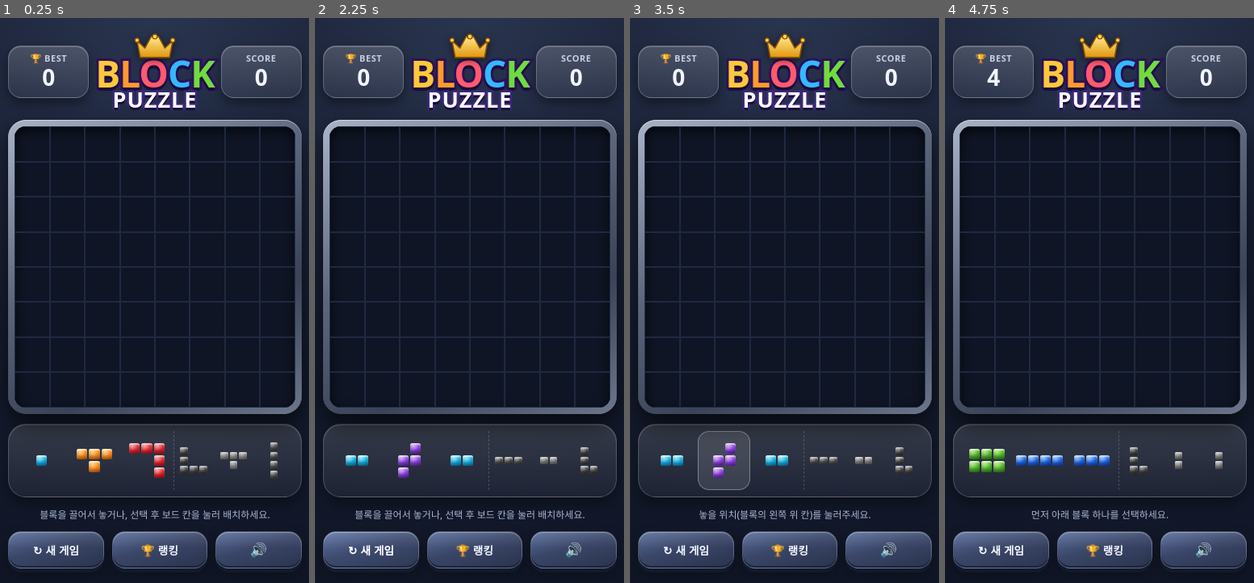
Above: before the commit, frames 1-4 (left to right).
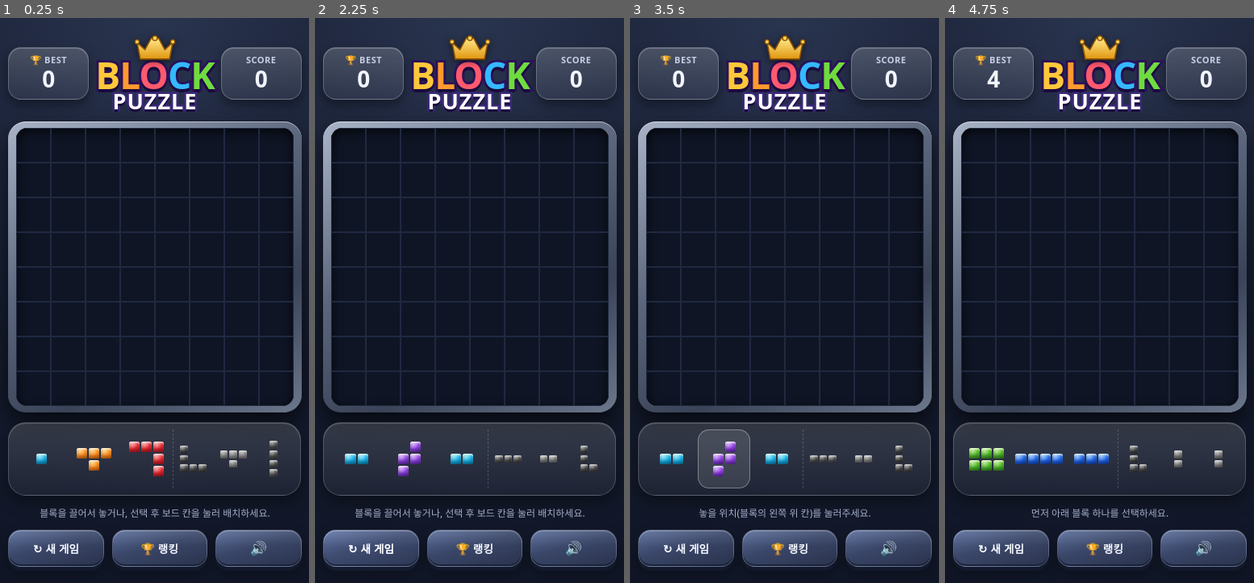
Above: after the commit, the same moments.

Repository: CHRISPARK101/blockpuzzle
Game: browser game, page index.html
Two runs of this game, one before a commit and one after it. Both use one fixed random seed, a clock stepped at 60 frames per second and the inputs below.
Inputs (mouse positions are in pixels of both pictures, inside the frame that each line leads up to; where the layout moved, square brackets give the same spot in the first picture):
- Up to frame 1 (0.25 s): no input
- Up to frame 2 (2.25 s): click (469, 300) at 0.27 s; click (469, 357) at 1.07 s; tap Space at 1.1, 1.6, 2.1 s; click (522, 317) at 1.27 s; click (410, 244) at 1.67 s; click (382, 357) at 1.87 s; click "↻ 새 게임" at 2.02 s
- Up to frame 3 (3.5 s): press the mouse at (843, 215) at 2.27 s; release the mouse at (784, 193) at 2.4 s; click (769, 249) [765, 249] at 2.47 s; tap Space at 2.6, 3.1 s; click (827, 407) at 2.87 s; click (663, 357) [660, 357] at 3.07 s; click (710, 436) at 3.47 s
- Up to frame 4 (4.75 s): tap Space at 3.6, 4.1, 4.6 s; click (978, 147) [975, 142] at 3.67 s; press the mouse at (1099, 193) at 4.07 s; release the mouse at (1068, 492) at 4.2 s; click (1152, 249) at 4.27 s; click "↻ 새 게임" at 4.52 s; click (1186, 328) at 4.67 s

The runs differ from the first frame. In frame 1, 9.5% of the frame differs, in the area x 2-98%, y 2-98%; in frame 2, 9.4%; in frame 3, 9.4%; in frame 4, 9.3%.

Commit message:
Add files via upload

Diff:
--- a/index.html
+++ b/index.html
@@ -23,10 +23,33 @@
 .brand h1 i{font-style:normal}
 .brand p{margin:0;font-size:clamp(17px,5vw,27px);font-weight:900;letter-spacing:1px;color:#fff;-webkit-text-stroke:clamp(3px,.9vw,5px) #3a2a78;paint-order:stroke fill;text-shadow:0 3px 0 #1b0b3d}
 .gear{position:absolute;right:0;top:-6px;width:34px;height:34px;border-radius:11px;border:1px solid #ffffff38;background:#ffffff18;color:#dfe6fb;font-size:17px;cursor:pointer}
-.frame{position:relative;padding:8px;border-radius:22px;background:linear-gradient(150deg,#a9b4c8,#5b667c 40%,#3a4357 70%,#6c778c);box-shadow:0 12px 30px #000a,inset 0 1px 0 #ffffff80}
-.board{display:grid;grid-template-columns:repeat(8,1fr);aspect-ratio:1;background:#0f1525;border-radius:14px;overflow:hidden;box-shadow:inset 0 4px 14px #000c;touch-action:none}
-.cell{position:relative;border:1px solid #1f2940;min-width:0;min-height:0}
-.f::after,.pv::after{content:"";position:absolute;inset:3px;border-radius:9px;background:radial-gradient(circle at 28% 22%,#ffffff8c,#ffffff00 48%),var(--g);border:1px solid #ffffff55;box-shadow:inset 0 2px 1px #ffffff90,inset 0 -4px 5px #0005,0 2px 4px #0009}
+.frame{position:relative;padding:8px;border-radius:22px;background:linear-gradient(150deg,#a9b4c8,#5b667c 40%,#3a4357 70%,#6c778c);box-shadow:0 12px 30px #000a,inset 0 1px 0 #ffffff80;/* 보드는 JS(--cs)로 정사각 고정 */}
+.board{
+  display:grid;
+  grid-template-columns:repeat(8,var(--cs));
+  grid-template-rows:repeat(8,var(--cs));
+  width:calc(var(--cs)*8);
+  height:calc(var(--cs)*8);
+  max-width:100%;
+  margin:0 auto;
+  background:#0f1525;
+  border-radius:14px;
+  overflow:hidden;
+  box-shadow:inset 0 4px 14px #000c;
+  touch-action:none;
+  contain:strict;
+  flex-shrink:0;
+}
+.cell{
+  position:relative;
+  width:var(--cs);
+  height:var(--cs);
+  border:1px solid #1f2940;
+  overflow:hidden;
+  /* transform 애니메이션이 레이아웃에 영향 주지 않도록 */
+  transform:translateZ(0);
+}
+.f::after,.pv::after{content:"";position:absolute;inset:3px;border-radius:9px;background:radial-gradient(circle at 28% 22%,#ffffff8c,#ffffff00 48%),var(--g);border:1px solid #ffffff55;box-shadow:inset 0 2px 1px #ffffff90,inset 0 -4px 5px #0005,0 2px 4px #0009;will-change:transform,opacity,filter}
 .pv::after{opacity:.5;box-shadow:none}
 .pop::after{animation:pop .38s cubic-bezier(.3,1.6,.5,1)}
 @keyframes pop{0%{transform:scale(.55);filter:brightness(2)}60%{transform:scale(1.18);filter:brightness(1.5)}100%{transform:scale(1);filter:none}}
@@ -45,14 +68,46 @@
 .ftxt{position:absolute;left:50%;top:42%;transform:translate(-50%,-50%);white-space:nowrap;font-size:clamp(26px,8vw,44p …(186 unchanged characters)…
 .ftxt small{display:block;font-size:.55em}
 @keyframes ft{0%{opacity:0;transform:translate(-50%,-30%) scale(.5)}20%{opacity:1;transform:translate(-50%,-50%) scale(1.15)}70%{opacity:1}100%{opacity:0;transform:translate(-50%,-110%) scale(1)}}
-.tray{display:grid;grid-template-columns:1.3fr 1.3fr 1.3fr 1fr 1fr 1fr;padding:8px;border-radius:22px;background:linear-gradient(180deg,#ffffff26,#ffffff0c);border:1px solid #ffffff30;box-shadow:inset 0 1px 0 #ffffff30,0 8px 20px #0006}
-.slot{display:flex;align-items:center;justify-content:center;height:calc(var(--cs)*1.7);touch-action:none;cursor:grab;border-radius:14px}
+.tray{
+  display:grid;
+  grid-template-columns:1.3fr 1.3fr 1.3fr 1fr 1fr 1fr;
+  gap:0;
+  padding:8px;
+  border-radius:22px;
+  background:linear-gradient(180deg,#ffffff26,#ffffff0c);
+  border:1px solid #ffffff30;
+  box-shadow:inset 0 1px 0 #ffffff30,0 8px 20px #0006;
+  contain:layout style;
+}
+.slot{
+  display:flex;
+  align-items:center;
+  justify-content:center;
+  height:calc(var(--cs)*1.7);
+  min-height:48px;
+  touch-action:none;
+  cursor:grab;
+  border-radius:14px;
+}
 .slot.selected{background:#ffffff1c;box-shadow:inset 0 0 0 1px #ffffff55}
 .slot.used{opacity:.15;pointer-events:none}
 .slot.lift .mini{opacity:.25}
-.mini{display:grid;--ms:calc(var(--cs)*.35)}
+.mini{
+  display:grid;
+  --ms:calc(var(--cs)*.35);
+  grid-auto-rows:var(--ms);
+  gap:0;
+}
 .mini.g{--ms:var(--cs)}
-.mc{width:var(--ms);height:var(--ms);border:calc(var(--ms)*.07) solid transparent;border-radius:calc(var(--ms)*.24);background:radial-gradient(circle at 28% 22%,#ffffff80,#ffffff00 50%) padding-box,var(--g) padding-box;box-shadow:inset 0 2px 1px #ffffff90,inset 0 -3px 4px #0005}
+.mc{
+  width:var(--ms);
+  height:var(--ms);
+  border:calc(var(--ms)*.07) solid transparent;
+  border-radius:calc(var(--ms)*.24);
+  background:radial-gradient(circle at 28% 22%,#ffffff80,#ffffff00 50%) padding-box,var(--g) padding-box;
+  box-shadow:inset 0 2px 1px #ffffff90,inset 0 -3px 4px #0005;
+  box-sizing:border-box;
+}
 .mc.e{visibility:hidden}
 .ghost{position:fixed;left:0;top:0;z-index:30;pointer-events:none;filter:drop-shadow(0 10px 10px #000a)}
 .hint{text-align:center;color:#aab4d0;font-size:12px;min-height:16px}
@@ -117,7 +172,7 @@
 .note{font-size:11px;color:#8f9ab8;margin:0 0 4px}
 .cell.glow::after{animation:gl .4s ease-in forwards}
 @keyframes gl{0%{filter:none}100%{transform:scale(1.06);filter:brightness(1.8) sepia(1) saturate(3) hue-rotate(-15deg);box-shadow:0 0 14px 4px #ffd45a,inset 0 0 12px #fff}}
-.cell.glow::before,.cell.clr::before{content:"";position:absolute;inset:-35%;border-radius:50%;background:radial-gradient(circle,#ffeeaacc,#ffb02044 50%,transparent 70%);mix-blend-mode:screen;pointer-events:none;z-index:3}
+.cell.glow::before,.cell.clr::before{content:"";position:absolute;inset:-20%;border-radius:50%;background:radial-gradient(circle,#ffeeaacc,#ffb02044 50%,transparent 70%);mix-blend-mode:screen;pointer-events:none;z-index:3;will-change:transform,opacity}
 .cell.glow::before{animation:bloom .4s ease-in forwards}
 @keyframes bloom{0%{opacity:0;transform:scale(.4)}100%{opacity:1;transform:scale(1.2)}}
 .cell.clr::before{animation:bl2 .42s ease-in var(--d,0ms) both}
@@ -196,8 +251,24 @@
 const cls=i=>{const v=grid[(i/N)|0][i%N];return 'cell'+(v?' f c-'+v:'')};
 const hint=t=>hintEl.textContent=t;
 const HINT0='블록을 끌어서 놓거나, 선택 후 보드 칸을 눌러 배치하세요.';
-function setCs(){document.documentElement.style.setProperty('--cs',boardEl.clientWidth/N+'px')}
-new ResizeObserver(setCs).observe(boardEl);
+function setCs(){
+  // 프레임 내부 사용 가능 너비 기준으로 칸 크기 계산 (순환 참조 방지)
+  const frameW = frameEl.clientWidth - 16; // padding 8*2
+  const gameW = document.querySelector('.game')?.clientWidth || frameW;
+  const avail = Math.max(0, Math.min(frameW, gameW));
+  if(avail <= 0) return;
+  // 정수 픽셀로 맞춰 서브픽셀 깨짐 방지
+  const cs = Math.floor(avail / N);
+  document.documentElement.style.setProperty('--cs', cs + 'px');
+}
+let _roT = 0;
+const _roTarget = frameEl.parentElement || document.body;
+new ResizeObserver(()=>{
+  clearTimeout(_roT);
+  _roT = setTimeout(setCs, 16);
+}).observe(_roTarget);
+window.addEventListener('resize', ()=>{ clearTimeout(_roT); _roT = setTimeout(setCs, 50); }, {passive:true});
+window.addEventListener('orientationchange', ()=> setTimeout(setCs, 200));
 let ac;
 function beep(f,d,t='sine',v=.05){if(!sound)return;try{ac=ac||new(window.AudioContext||window.webkitAudioContext)();if( …(274 unchanged characters)…
 const SHAPE_COLOR=['cyan','cyan','cyan','blue','blue','green','red','red','orange','purple','purple','blue','blue','green','red','red'];
@@ -225,7 +296,7 @@
 const dims=s=>[Math.max(...s.map(p=>p[0]))+1,Math.max(...s.map(p=>p[1]))+1];
 function mk(p,ghost){const [h,w]=dims(p.shape),m=document.createElement('div');m.className='mini'+(ghost?' g':'');m.style.gridTemplateColumns=`repeat(${w},var(--ms))`;
  for(let r=0;r<h;r++)for(let c=0;c<w;c++){const x=document.createElement('div');x.className='mc '+(p.shape.some(([y,k])=>y===r&&k===c)?'c-'+p.color:'e');m.appendChild(x)}return m}
-function newGame(){over=false;queue=[];grid=Array.from({length:N},()=>Array(N).fill(null));score=0;selected=-1;combo=0;busy=false;pieces=takeBatch();hideModal();render();hint(HINT0);setCs()}
+function newGame(){over=false;queue=[];grid=Array.from({length:N},()=>Array(N).fill(null));score=0;selected=-1;combo=0;busy=false;pieces=takeBatch();hideModal();render();hint(HINT0);requestAnimationFrame(()=>{setCs();requestAnimationFrame(setCs)})}
 function render(){cells.forEach((el,i)=>el.className=cls(i));trayEl.innerHTML='';
  pieces.forEach((p,i)=>{const s=document.createElement('div');s.className='slot'+(p?'':' used')+(selected===i?' selected':'');
   if(p){s.appendChild(mk(p));s.addEventListener('pointerdown',e=>startDrag(e,i))}trayEl.appendChild(s)});
@@ -284,7 +355,8 @@
 function finish(){
  if(score>best){best=score;try{localStorage.setItem('blockPuzzleBest',best)}catch(e){}}
  let fromR=null;if(pieces.every(x=>!x)){fromR=[...trayEl.querySelectorAll('.slot.nx .mini')].map(e=>e.getBoundingClientRect());pieces=takeBatch()}
- render();if(fromR)swapAnim(fromR);bumpScore();busy=false;
+ render();
+ if(fromR)swapAnim(fromR);bumpScore();busy=false;
  if(!hasMove())setTimeout(gameOver,500)}
 const hasMove=()=>pieces.some(p=>p&&(()=>{for(let r=0;r<N;r++)for(let c=0;c<N;c++)if(fits(p.shape,r,c))return true;return false})());
 function showModal(t,m,b,act,b2,act2){$('mt').textContent=t;$('mx').innerHTML=m;$('mok').textContent=b;modalAct=act;modalAct2=act2||null;const x=$('m2');x.style.display=b2?'':'none';x.textContent=b2||'';$('overlay').classList.add('show')}
